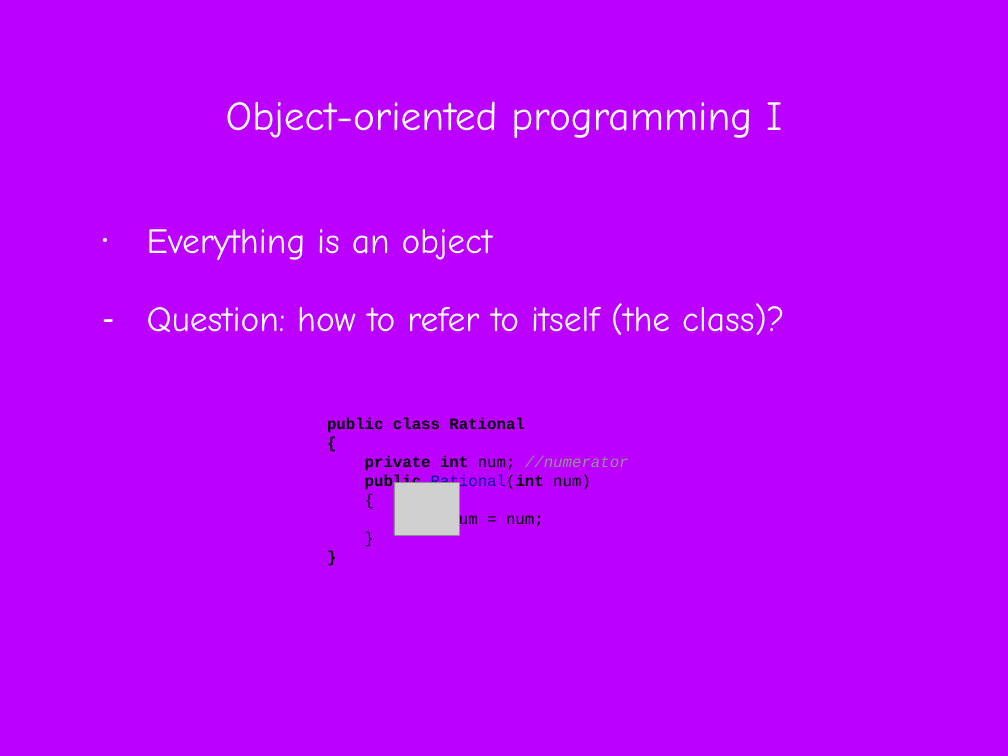
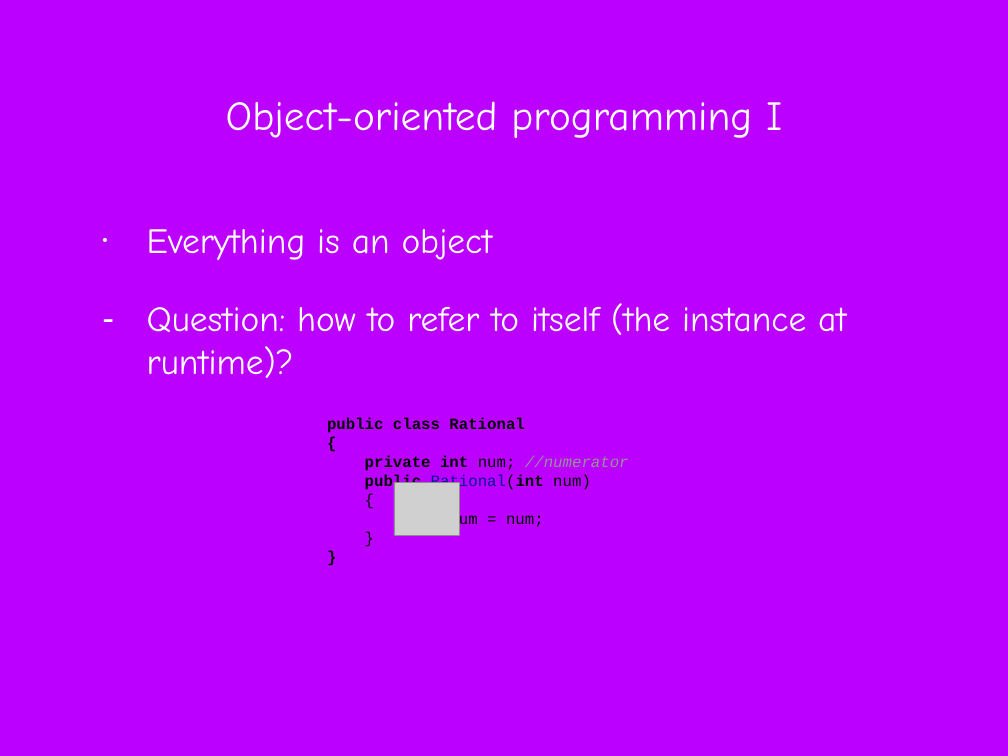
Before and after one commit to difficultcho/AP-A-2018.01.27--, a slide deck: slide 112 of AP计算机A-2018.01.27-张淼.pptx (slide 111 before the commit). Drawn at 1008x756 pixels with LibreOffice and Linux fonts; fonts in the diff are those of the drawing; grey boxes stand for pictures; background and template pictures are left out. Boxes give left, top, right and bottom in pixels: in the first picture for what was removed or moved away, otherwise in the second. Text is boxed around its words. In the diff, an @@ line names an element or a change of style, - is before the commit and + after.

```diff
--- a/AP计算机A-2018.01.27-张淼.pptx
+++ b/AP计算机A-2018.01.27-张淼.pptx
@@ text at [147, 303, 846, 378]: text changed @@
-– Question: how to refer to itself (the class)?
+– Question: how to refer to itself (the instance at runtime)?
```
Also in this commit, not shown: 29 other slides changed, 4 slides added.
